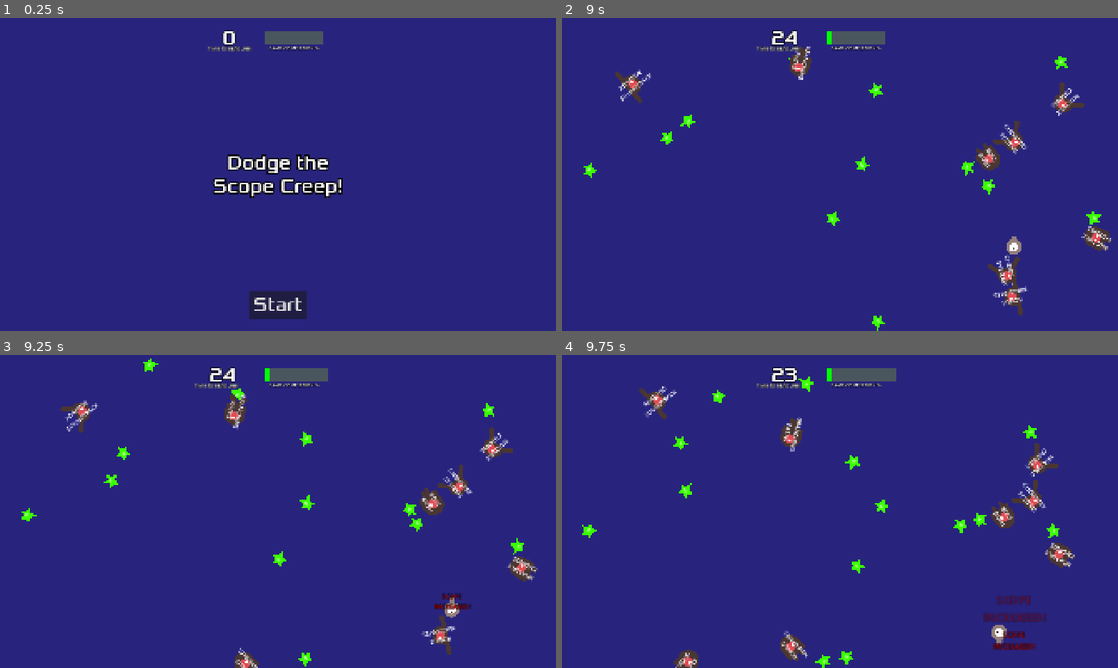
Above: before the commit, frames 1-4 (two rows, left to right).
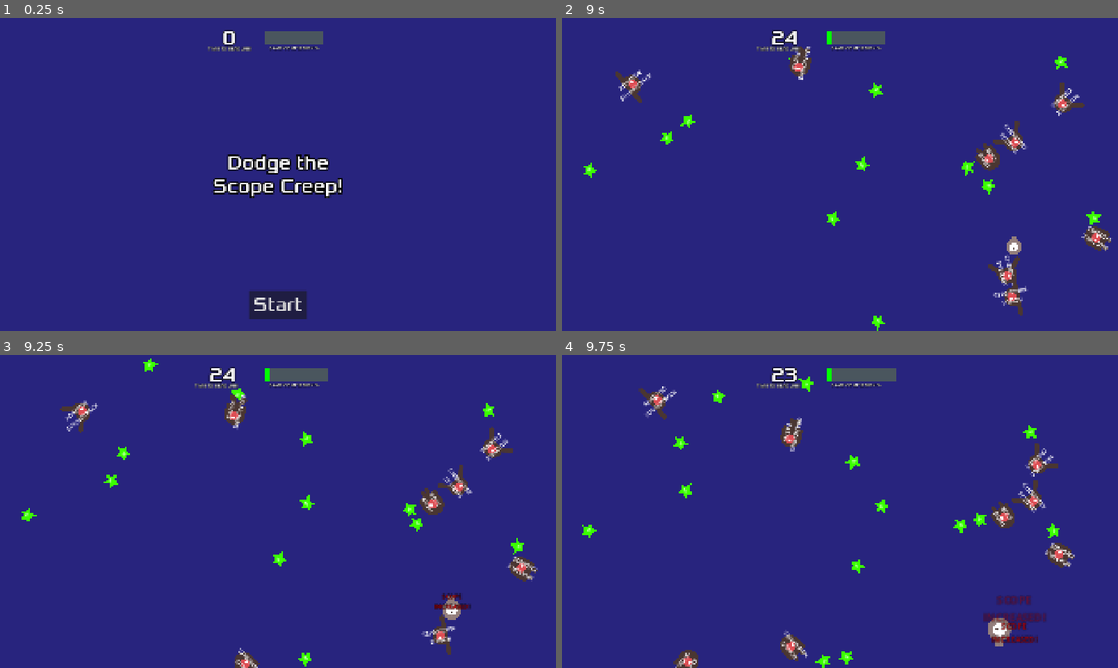
Above: after the commit, the same moments.

Repository: jorj-cedar/scope-creep
Game: Godot game, scene res://scenes/main.tscn
Same seed, same stepped clock (60 frames per second), same inputs: the game is played once before the commit and once after it.
Inputs:
- Up to frame 1 (0.25 s): no input
- Up to frame 2 (9 s): click "Start" at 0.5 s; hold Right (move_right) 1.28-2.03 s; hold Down (move_down) 2.03-2.78 s; hold Right (move_right) 2.78-3.53 s; hold Up (move_up) 3.53-4.28 s; hold Left (move_left) 4.28-5.78 s; hold Down (move_down) 5.78-6.53 s; hold Right (move_right) 6.53-7.28 s; hold Up (move_up) 7.28-8.03 s; hold Right (move_right) 8.03-8.78 s; hold Down (move_down) from 8.78 s (still down)
- Up to frame 3 (9.25 s): keep holding Down (move_down)
- Up to frame 4 (9.75 s): release Down (move_down) at 9.53 s; hold Left (move_left) from 9.53 s (still down)

Frames 1-2 are identical in both runs. In frame 3, less than 0.1% of the frame differs, in the area x 79-83%, y 77-85%; in frame 4, 0.6%, in the area x 76-86%, y 84-95%.

Commit message:
get bigger

Diff:
--- a/scripts/main.gd
+++ b/scripts/main.gd
@@ -139,6 +139,8 @@
 func _on_player_embiggen() -> void:
 	max_scope += 1
 	$Player.speed -= 75
+	$Player.scale.x += 0.25
+	$Player.scale.y += 0.25
 	$HUD.update_size(max_scope)
 	show_msg($Player.position,"SCOPE INCREASED!",red)
 	if max_scope >= death_scope - 2:
